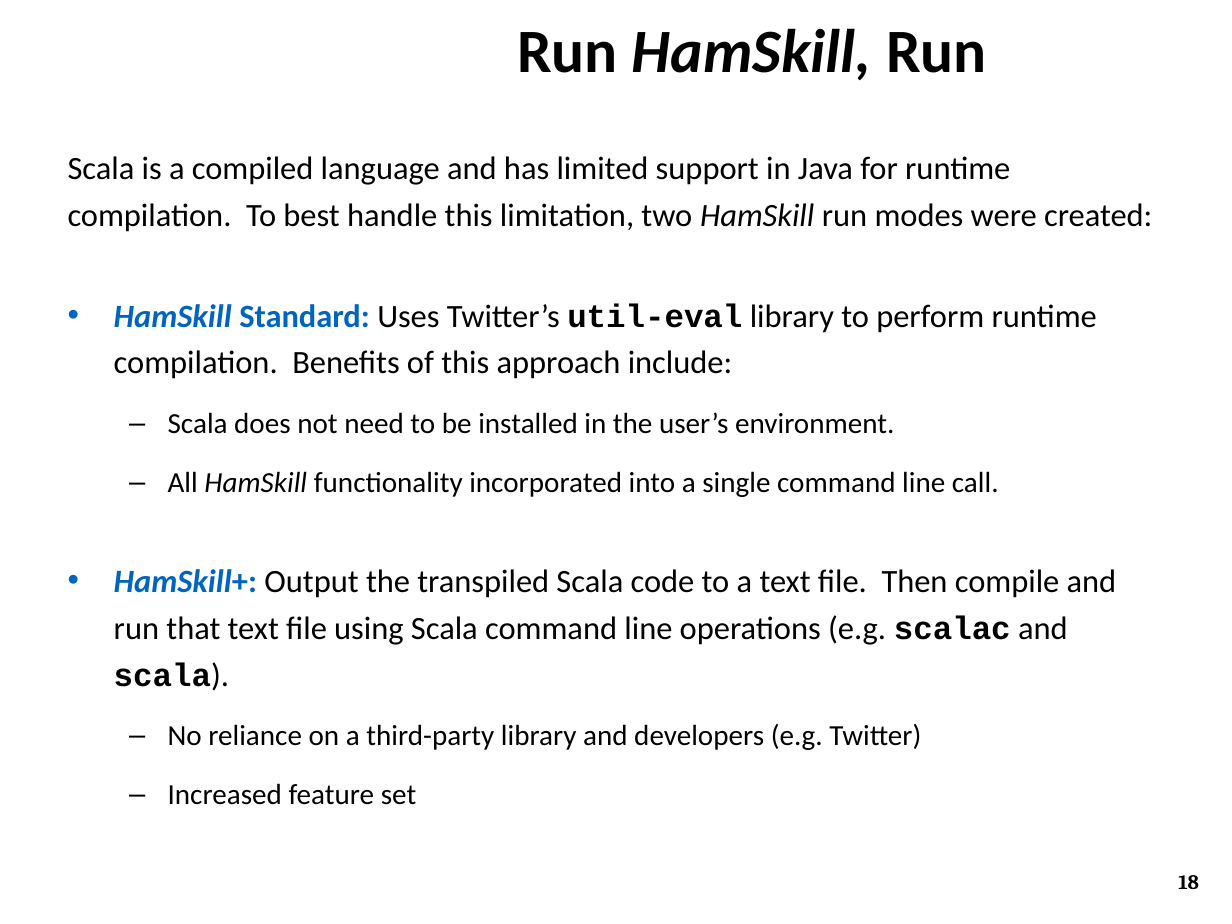
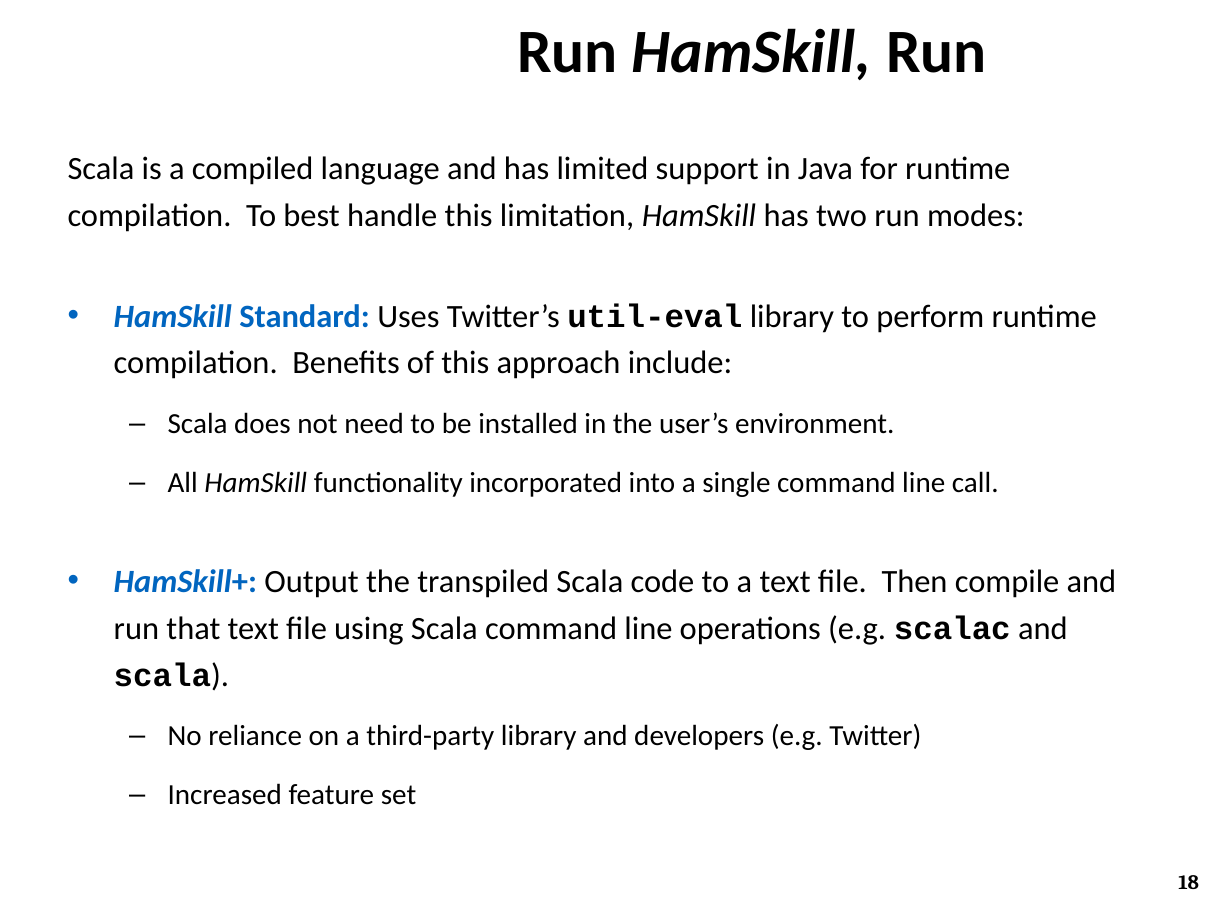
Before and after one commit to ZaydH/CS252, a slide deck: slide 18 of Project/Project_Presentation/Zayd_Hammoudeh_-_HamSkill_Run_Haskell_Anywhere.pptx. Drawn at 1232x924 pixels with LibreOffice and Linux fonts; fonts in the diff are those of the drawing; background and template pictures are left out. Boxes give left, top, right and bottom in pixels: in the first picture for what was removed or moved away, otherwise in the second. Text is boxed around its words. In the diff, an @@ line names an element or a change of style, - is before the commit and + after.

```diff
--- a/Project/Project_Presentation/Zayd_Hammoudeh_-_HamSkill_Run_Haskell_Anywhere.pptx
+++ b/Project/Project_Presentation/Zayd_Hammoudeh_-_HamSkill_Run_Haskell_Anywhere.pptx
@@ text at [68,156,1025,232]: text changed @@
-Scala is a compiled language and has limited support in Java for runtime compilation. To best handle this limitation, two HamSkill run modes were created:
+Scala is a compiled language and has limited support in Java for runtime compilation. To best handle this limitation, HamSkill has two run modes:
```
Also in this commit, not shown: 5 other slides changed.
